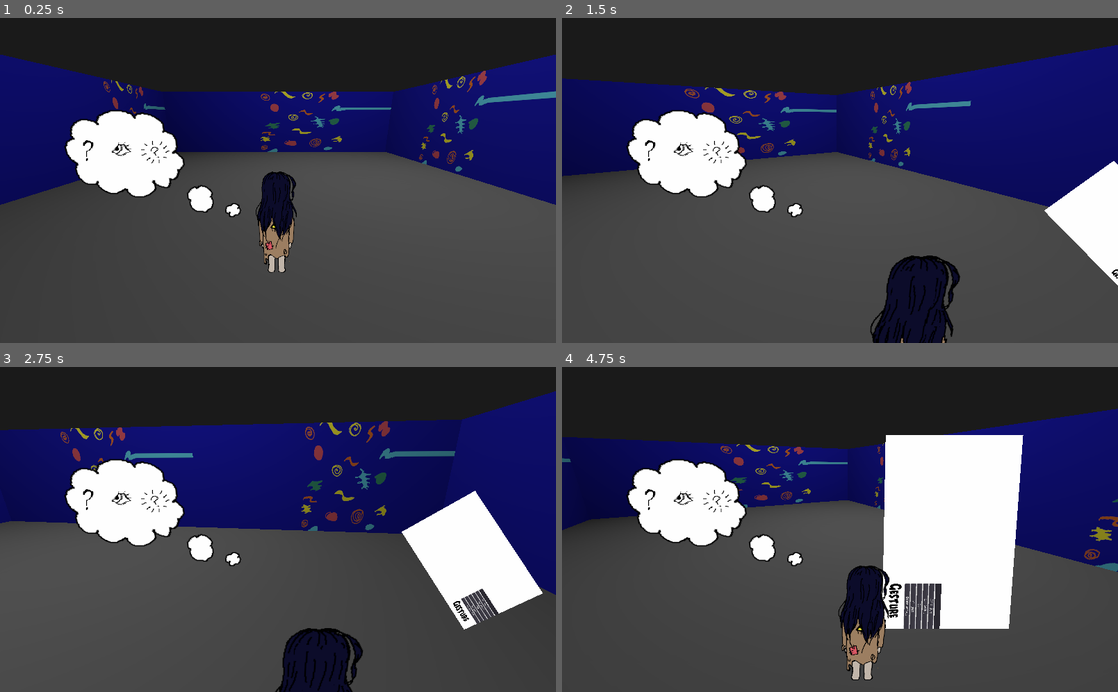
Above: before the commit, frames 1-4 (two rows, left to right).
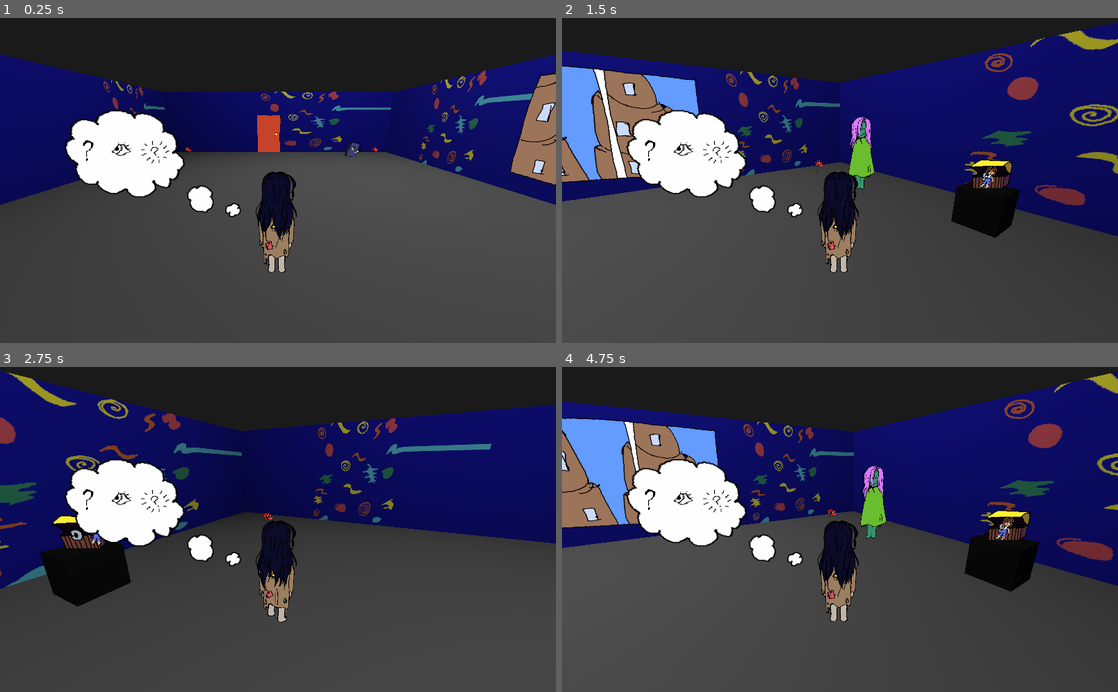
Above: after the commit, the same moments.

Repository: lmsonic/ArtGame
Game: Godot game, scene res://scenes/main/Main.tscn
Two runs of this game, one before a commit and one after it. Both use one fixed random seed, a clock stepped at 60 frames per second and the inputs below.
Inputs (mouse positions are in pixels of both pictures, inside the frame that each line leads up to):
- Up to frame 1 (0.25 s): no input
- Up to frame 2 (1.5 s): tap Enter at 0.5 s; move the mouse to (962, 164) at 0.52 s; press the mouse at (962, 164) at 0.53 s; hold Right (ui_right) 0.53-1.25 s; tap Space (ui_select) at 0.77, 0.8, 1.07 s; release the mouse at (962, 164) at 1.25 s; drag from (728, 196) to (812, 245) at 1.27 s
- Up to frame 3 (2.75 s): move the mouse to (333, 458) at 2.02 s; press the mouse at (333, 458) at 2.03 s; hold Right (ui_right) from 2.03 s (still down); tap Space (ui_select) at 2.3 s
- Up to frame 4 (4.75 s): release Right (ui_right) at 2.75 s; release the mouse at (895, 458) at 2.75 s; drag from (812, 594) to (673, 480) at 2.77 s; move the mouse to (1006, 578) at 3.52 s; hold Left (ui_left) 3.53-4.25 s; hold Space (ui_select) 3.53-4.25 s; drag from (673, 480) to (756, 448) at 4.27 s

The runs differ from the first frame. In frame 1, 2.5% of the frame differs, in the area x 33-100%, y 16-52%; in frame 2, 26%; in frame 3, 29%; in frame 4, 36%, in the area x 0-100%, y 1-97%.
Error after the commit: Parse Error: Unexpected indentation. (res://scenes/objects/Notebook.gd:4)

Commit message:
Setup Room

Diff:
--- a/project.godot
+++ b/project.godot
@@ -29,6 +29,11 @@
 "language": "GDScript",
 "path": "res://scenes/pdollar/Line.gd"
 }, {
+"base": "KinematicBody",
+"class": "Player",
+"language": "GDScript",
+"path": "res://scenes/main/Player.gd"
+}, {
 "base": "Node",
 "class": "Point",
 "language": "GDScript",
@@ -44,6 +49,7 @@
 "GestureIO": "",
 "GestureRecognizer": "",
 "Line": "",
+"Player": "",
 "Point": "",
 "Recognized": ""
 }
@@ -53,6 +59,10 @@
 config/name="ArtGame"
 run/main_scene="res://scenes/main/Main.tscn"
 config/icon="res://icon.png"
+
+[autoload]
+
+Globals="*res://scenes/main/Globals.gd"
 
 [editor_plugins]
 
--- a/scenes/draw/DrawingPad.gd
+++ b/scenes/draw/DrawingPad.gd
@@ -7,10 +7,11 @@
 
 #when the drawing is extracted/zipped, the player stops, the drawing stops
 func set_extracted(value:bool):
-	extracted=value
-	draw.extracted=value
-	player.extracted=value
-	player.get_node("AnimatedSprite3D").play("idle")
+	if Globals.notebook_collected:
+		extracted=value
+		draw.extracted=value
+		player.extracted=value
+		player.get_node("AnimatedSprite3D").play("idle")
 	#print(extracted)
 
 
@@ -20,9 +21,10 @@
 #extacts/zips the drawing
 func _input(event):
 	if event.is_action_pressed("ui_select"):
-		if not extracted:
-			$AnimationPlayer.play("extract")
-			self.extracted=!extracted
-		else:
-			$AnimationPlayer.play("zip")
-			self.extracted=!extracted
+		if Globals.notebook_collected:
+			if not extracted:
+				$AnimationPlayer.play("extract")
+				self.extracted=!extracted
+			else:
+				$AnimationPlayer.play("zip")
+				self.extracted=!extracted
--- /dev/null
+++ b/scenes/main/Globals.gd
@@ -0,0 +1,3 @@
+extends Node
+
+var notebook_collected:=false
--- a/scenes/main/Main.tscn
+++ b/scenes/main/Main.tscn
@@ -1,7 +1,23 @@
-[gd_scene load_steps=5 format=2]
+[gd_scene load_steps=27 format=2]
 
 [ext_resource path="res://scenes/main/Player.tscn" type="PackedScene" id=1]
 [ext_resource path="res://assets/sfondo.png" type="Texture" id=2]
+[ext_resource path="res://assets/objects/dollie2.png" type="Texture" id=3]
+[ext_resource path="res://scenes/characters/Mad.tscn" type="PackedScene" id=4]
+[ext_resource path="res://assets/objects/baule.png" type="Texture" id=5]
+[ext_resource path="res://scenes/objects/Doll.gd" type="Script" id=6]
+[ext_resource path="res://assets/objects/baul2.png" type="Texture" id=7]
+[ext_resource path="res://assets/objects/dollie1.png" type="Texture" id=8]
+[ext_resource path="res://assets/objects/flower.png" type="Texture" id=9]
+[ext_resource path="res://assets/objects/flower2.png" type="Texture" id=10]
+[ext_resource path="res://assets/objects/window 2.png" type="Texture" id=11]
+[ext_resource path="res://assets/objects/window 1.png" type="Texture" id=12]
+[ext_resource path="res://scenes/objects/Notebook.tscn" type="PackedScene" id=13]
+[ext_resource path="res://assets/objects/door2.png" type="Texture" id=14]
+[ext_resource path="res://assets/objects/door4.png" type="Texture" id=15]
+[ext_resource path="res://assets/objects/door3.png" type="Texture" id=16]
+[ext_resource path="res://assets/objects/door5.png" type="Texture" id=17]
+[ext_resource path="res://assets/objects/door1.png" type="Texture" id=18]
 
 [sub_resource type="SpatialMaterial" id=1]
 albedo_texture = ExtResource( 2 )
@@ -11,6 +27,84 @@
 [sub_resource type="SpatialMaterial" id=2]
 albedo_color = Color( 0.396078, 0.396078, 0.396078, 1 )
 
+[sub_resource type="SpriteFrames" id=3]
+animations = [ {
+"frames": [ ExtResource( 7 ) ],
+"loop": true,
+"name": "open",
+"speed": 5.0
+}, {
+"frames": [ ExtResource( 5 ) ],
+"loop": true,
+"name": "closed",
+"speed": 5.0
+} ]
+
+[sub_resource type="SpriteFrames" id=4]
+animations = [ {
+"frames": [ ExtResource( 8 ) ],
+"loop": true,
+"name": "default",
+"speed": 5.0
+}, {
+"frames": [ ExtResource( 3 ) ],
+"loop": true,
+"name": "red",
+"speed": 5.0
+} ]
+
+[sub_resource type="SpatialMaterial" id=5]
+albedo_color = Color( 0, 0, 0, 1 )
+
+[sub_resource type="SpriteFrames" id=6]
+animations = [ {
+"frames": [ ExtResource( 9 ), ExtResource( 10 ) ],
+"loop": true,
+"name": "default",
+"speed": 2.0
+} ]
+
+[sub_resource type="SpriteFrames" id=7]
+animations = [ {
+"frames": [ ExtResource( 12 ) ],
+"loop": true,
+"name": "default",
+"speed": 5.0
+}, {
+"frames": [ ExtResource( 11 ) ],
+"loop": true,
+"name": "mad",
+"speed": 5.0
+} ]
+
+[sub_resource type="SpriteFrames" id=8]
+animations = [ {
+"frames": [ ExtResource( 17 ) ],
+"loop": true,
+"name": "5",
+"speed": 5.0
+}, {
+"frames": [ ExtResource( 18 ) ],
+"loop": true,
+"name": "1",
+"speed": 5.0
+}, {
+"frames": [ ExtResource( 14 ) ],
+"loop": true,
+"name": "2",
+"speed": 5.0
+}, {
+"frames": [ ExtResource( 16 ) ],
+"loop": true,
+"name": "3",
+"speed": 5.0
+}, {
+"frames": [ ExtResource( 15 ) ],
+"loop": true,
+"name": "4",
+"speed": 5.0
+} ]
+
 [node name="Main" type="Spatial"]
 
 [node name="Player" parent="." instance=ExtResource( 1 )]
@@ -92,3 +186,69 @@
 width = 24.0
 depth = 20.0
 material = SubResource( 2 )
+
+[node name="Objects" type="Spatial" parent="."]
+
+[node name="Chest" type="AnimatedSprite3D" parent="Objects"]
+transform = Transform( 2.03104, 0, 0, 0, 2.03104, 0, 0, 0, 2.03104, 0, 5.2188, 5.7317 )
+billboard = 2
+frames = SubResource( 3 )
+animation = "open"
+
+[node name="Spatial" type="Spatial" parent="Objects/Chest" groups=[
+"recognized",
+]]
+script = ExtResource( 6 )
+
+[node name="Doll" type="AnimatedSprite3D" parent="Objects/Chest/Spatial"]
+transform = Transform( 0.377897, 0, 0, 0, 0.377897, 0, 0, 0, 1, -0.0861903, 0.0630195, -0.352082 )
+billboard = 2
+frames = SubResource( 4 )
+
+[node name="CSGBox" type="CSGBox" parent="Objects/Chest"]
+transform = Transform( 0.44, 0, 0, 0, 0.44, 0, 0, 0, 0.44, -0.00181998, -0.702273, 0.00855803 )
+material = SubResource( 5 )
+
+[node name="Flowers" type="Spatial" parent="Objects"]
+
+[node name="Flower" type="AnimatedSprite3D" parent="Objects/Flowers"]
+transform = Transform( 1, 0, 0, 0, 1, 0, 0, 0, 1, -11.3909, 3.65112, 3.84873 )
+billboard = 2
+frames = SubResource( 6 )
+playing = true
+
+[node name="Flower2" type="AnimatedSprite3D" parent="Objects/Flowers"]
+transform = Transform( 1, 0, 0, 0, 1, 0, 0, 0, 1, -11.3909, 3.65112, -25.7142 )
+billboard = 2
+frames = SubResource( 6 )
+frame = 1
+playing = true
+
+[node name="Flower3" type="AnimatedSprite3D" parent="Objects/Flowers"]
+transform = Transform( 1, 0, 0, 0, 1, 0, 0, 0, 1, 12.5476, 3.65112, -25.7142 )
+billboard = 2
+frames = SubResource( 6 )
+frame = 1
+playing = true
+
+[node name="Flower4" type="AnimatedSprite3D" parent="Objects/Flowers"]
+transform = Transform( 1, 0, 0, 0, 1, 0, 0, 0, 1, 12.5476, 3.65112, 4.86023 )
+billboard = 2
+frames = SubResource( 6 )
+playing = true
+
+[node name="Notebook" parent="Objects" instance=ExtResource( 13 )]
+
+[node name="Windows" type="AnimatedSprite3D" parent="Objects"]
+transform = Transform( -1.09092e-07, 0, 2.49573, 0, 2.49573, 0, -2.49573, 0, -1.09092e-07, 15.3476, 6.96535, -7.61006 )
+frames = SubResource( 7 )
+
+[node name="Door" type="AnimatedSprite3D" parent="Objects"]
+transform = Transform( 1.6436, 0, 0, 0, 1.6436, 0, 0, 0, 1.6436, -1.29287, 5.43153, -28.9403 )
+frames = SubResource( 8 )
+animation = "1"
+
+[node name="Characters" type="Spatial" parent="."]
+
+[node name="Mad" parent="Characters" instance=ExtResource( 4 )]
+transform = Transform( 1.42968, 0, 0, 0, 1.42968, 0, 0, 0, 1.42968, 6.78274, 5.38746, 4.2437 )
--- a/scenes/main/Player.gd
+++ b/scenes/main/Player.gd
@@ -1,5 +1,6 @@
 extends KinematicBody
 
+class_name Player
 var gravity = Vector3.DOWN * 12  # strength of gravity
 
 var speed = 4  # movement speed
--- a/scenes/main/Player.tscn
+++ b/scenes/main/Player.tscn
@@ -72,30 +72,6 @@
 "update": 0,
 "values": [ Vector3( 0.530595, 0.530595, 0.530595 ), Vector3( 0.530595, 0.530595, 0.530595 ), Vector3( 1.66821, 1.70475, 1.19265 ) ]
 }
-tracks/3/type = "value"
-tracks/3/path = NodePath("..:translation")
-tracks/3/interp = 2
-tracks/3/loop_wrap = true
-tracks/3/imported = false
-tracks/3/enabled = true
-tracks/3/keys = {
-"times": PoolRealArray( 0, 1 ),
-"transitions": PoolRealArray( 1, 1 ),
-"update": 0,
-"values": [ Vector3( 0, 2.94277, 5.49465 ), Vector3( 3.24288, 3.57909, -2.63696 ) ]
-}
-tracks/4/type = "value"
-tracks/4/path = NodePath("..:rotation_degrees")
-tracks/4/interp = 2
-tracks/4/loop_wrap = true
-tracks/4/imported = false
-tracks/4/enabled = true
-tracks/4/keys = {
-"times": PoolRealArray( 0, 1 ),
-"transitions": PoolRealArray( 1, 1 ),
-"update": 0,
-"values": [ Vector3( -16.078, 0, 0 ), Vector3( -16.078, 137.102, 0 ) ]
-}
 
 [sub_resource type="Animation" id=4]
 resource_name = "zip"
@@ -135,30 +111,6 @@
 "update": 0,
 "values": [ Vector3( 1.66821, 1.70475, 1.19265 ), Vector3( 0.530595, 0.530595, 0.530595 ), Vector3( 0.530595, 0.530595, 0.530595 ) ]
 }
-tracks/3/type = "value"
-tracks/3/path = NodePath("..:translation")
-tracks/3/interp = 2
-tracks/3/loop_wrap = true
-tracks/3/imported = false
-tracks/3/enabled = true
-tracks/3/keys = {
-"times": PoolRealArray( 0, 1 ),
-"transitions": PoolRealArray( 1, 1 ),
-"update": 0,
-"values": [ Vector3( 3.24288, 3.57909, -2.63696 ), Vector3( 0, 2.94277, 5.49465 ) ]
-}
-tracks/4/type = "value"
-tracks/4/path = NodePath("..:rotation_degrees")
-tracks/4/interp = 2
-tracks/4/loop_wrap = true
-tracks/4/imported = false
-tracks/4/enabled = true
-tracks/4/keys = {
-"times": PoolRealArray( 0, 1 ),
-"transitions": PoolRealArray( 1, 1 ),
-"update": 0,
-"values": [ Vector3( -16.078, 137.102, 0 ), Vector3( -16.078, 0, 0 ) ]
-}
 
 [node name="Player" type="KinematicBody"]
 transform = Transform( 1, 0, 0, 0, 1, 0, 0, 0, 1, 0, -1.37032, 2.9748 )
--- /dev/null
+++ b/scenes/objects/Notebook.gd
@@ -0,0 +1,11 @@
+extends Sprite3D
+
+
+ time.
+func _ready():
+
+
+func _on_Area_body_entered(body):
+	if body is Player:
+		Globals.notebook_collected=true
+		queue_free()
--- /dev/null
+++ b/scenes/objects/Notebook.tscn
@@ -0,0 +1,19 @@
+[gd_scene load_steps=4 format=2]
+
+[ext_resource path="res://scenes/objects/Notebook.gd" type="Script" id=1]
+[ext_resource path="res://assets/objects/notebook.png" type="Texture" id=2]
+
+[sub_resource type="SphereShape" id=9]
+radius = 0.609269
+
+[node name="Notebook" type="Sprite3D"]
+transform = Transform( -5.58399e-08, 0, 1.27747, 0, 1.27747, 0, -1.27747, 0, -5.58399e-08, 6.52483, 4.93933, -17.0791 )
+billboard = 2
+texture = ExtResource( 2 )
+script = ExtResource( 1 )
+
+[node name="Area" type="Area" parent="."]
+
+[node name="CollisionShape" type="CollisionShape" parent="Area"]
+shape = SubResource( 9 )
+[connection signal="body_entered" from="Area" to="." method="_on_Area_body_entered"]
